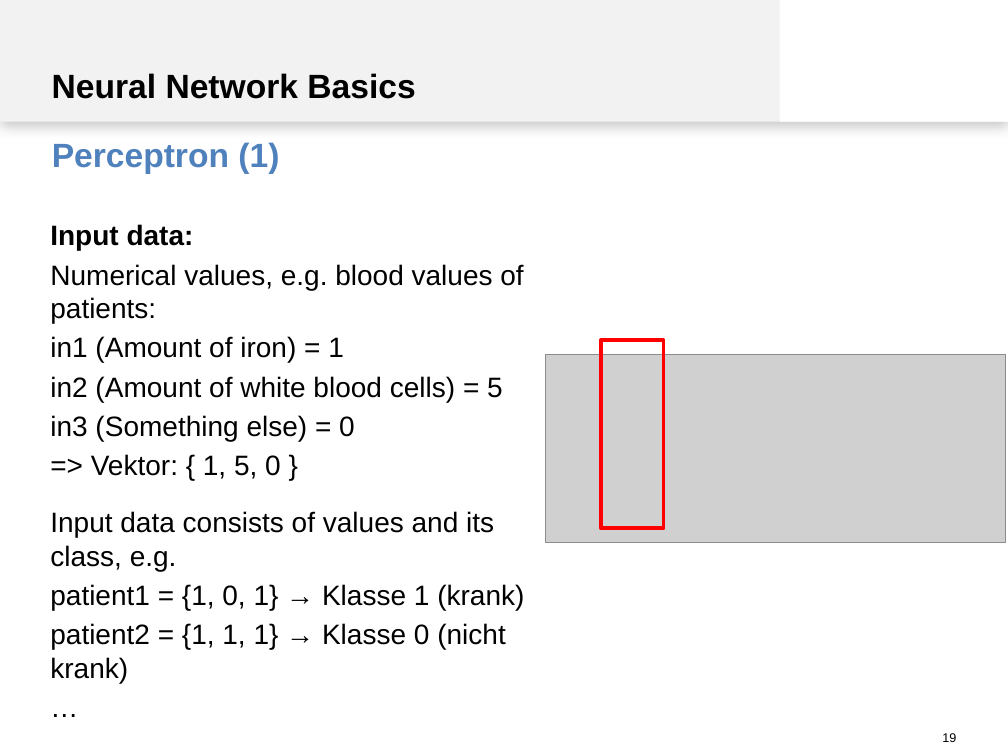
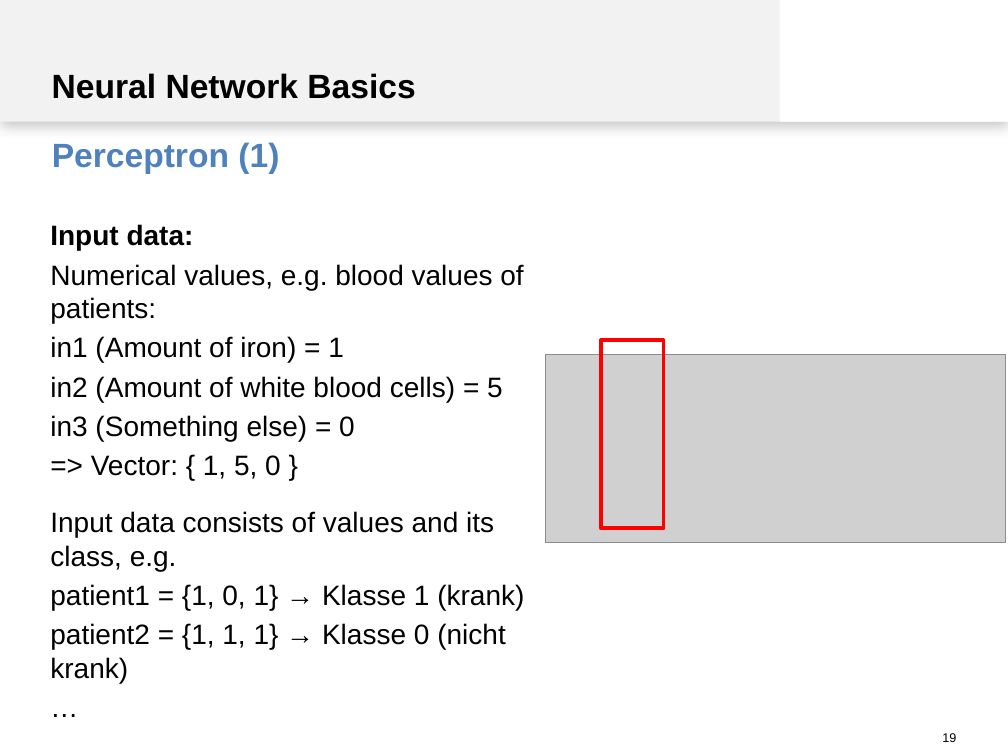
Before and after one commit to spinfo/LSS_DLwithText, a slide deck: slide 19 of docs/introduction.pptx. Drawn at 1008x756 pixels with LibreOffice and Linux fonts; fonts in the diff are those of the drawing; grey boxes stand for pictures. Boxes give left, top, right and bottom in pixels: in the first picture for what was removed or moved away, otherwise in the second. Text is boxed around its words. In the diff, an @@ line names an element or a change of style, - is before the commit and + after.

Commit message:
little changes

```diff
--- a/docs/introduction.pptx
+++ b/docs/introduction.pptx
@@ text at (91, 455, 281, 479): text changed @@
-=> Vektor: { 1, 5, 0 }
+=> Vector: { 1, 5, 0 }
```
Also in this commit, not shown: 1 other slide changed.
